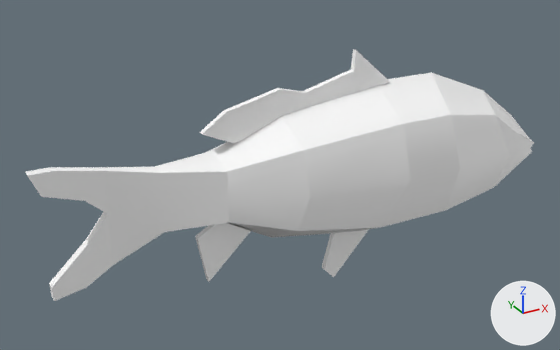
A saved change to the FBX model Assets/Imports/Fish/Models/carp_fbx.fbx.
Rendered twice from a 50 mm camera at (-0.212, -0.331, 0.171) aimed at (-0.024, 0.011, 0.0). The axes (+X, +Y, +Z) are drawn at lower right. The lights are the same throughout. Where no turn or scale is listed for an object, it has been applied to the vertices.
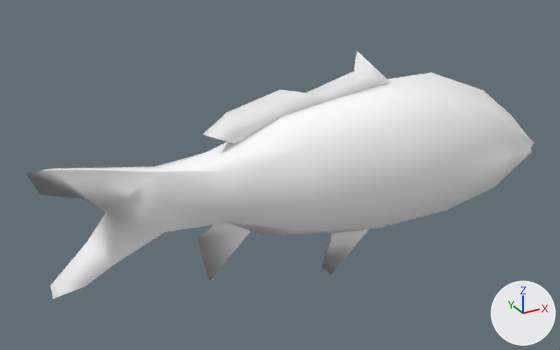
Where the change shows, as pixel boxes [x1, y1, x2, y2] in the pictures (560 x 350 px; the box of a moved part takes in the faces that stretch with it):
'pPlane5', reshaped: before [25, 49, 534, 301]; after [27, 50, 534, 299]
part 1 of me_mesh, cut back: before [200, 49, 356, 134]
part 2 of me_mesh, cut back: before [25, 167, 214, 301]; after [27, 167, 214, 299]
part 3 of me_mesh, moved or reshaped: before [322, 229, 369, 277]; after [322, 229, 369, 275]

The change, as a list of edits to the scene's bpy script:
```text
Change me_mesh:
    used by ob_pplane5; location = (-0.0024, 0.0, 0.001)
    verts and faces of me_mesh; kept vertices keep their numbers, new ones are numbered from 138
    before: 16 (0.0, -0.003, -0.06) at pixel (324, 269), 17 (0.007, -0.003, -0.067) at pixel (333, 277), 18 (0.006, -0.003, -0.036), 19 (0.03, -0.003, -0.041) at pixel (369, 229), 36 (0.0, 0.0, -0.06) at pixel (321, 267)
    before: 37 (0.007, 0.0, -0.067) at pixel (330, 275), 38 (0.03, 0.0, -0.041), 39 (0.006, 0.0, -0.036)
    remove me_mesh.from_pydata(...)  # 138 vertices, 130 faces; spans x -0.156..0.156, y -0.036..0.036, z -0.067..0.067
    add me_mesh.from_pydata(...)  # 114 vertices, 111 faces; spans x -0.156..0.156, y -0.036..0.036, z -0.067..0.067
    me_mesh part 1
    6 vertices are removed from x -0.072..0.016, y 0.0, z 0.036..0.067
    12 faces are deleted
    7 new faces join them
    me_mesh part 2
    20 vertices are removed from x -0.156..-0.072, y -0.002..0.002, z -0.047..0.032
    36 faces are deleted
    4 vertices are added at (-0.145, 0.001, 0.032), (-0.145, -0.001, 0.032), (-0.136, 0.001, -0.031), (-0.136, -0.001, -0.031)
    23 new faces join them
    me_mesh part 3
    add delete_vertices([16, 17])  # with the faces that use them
    add faces += [(18, 36, 37, 19), (19, 37, 38), (18, 39, 36)]
    me_mesh part 4: the surface is now shaded smooth
```
